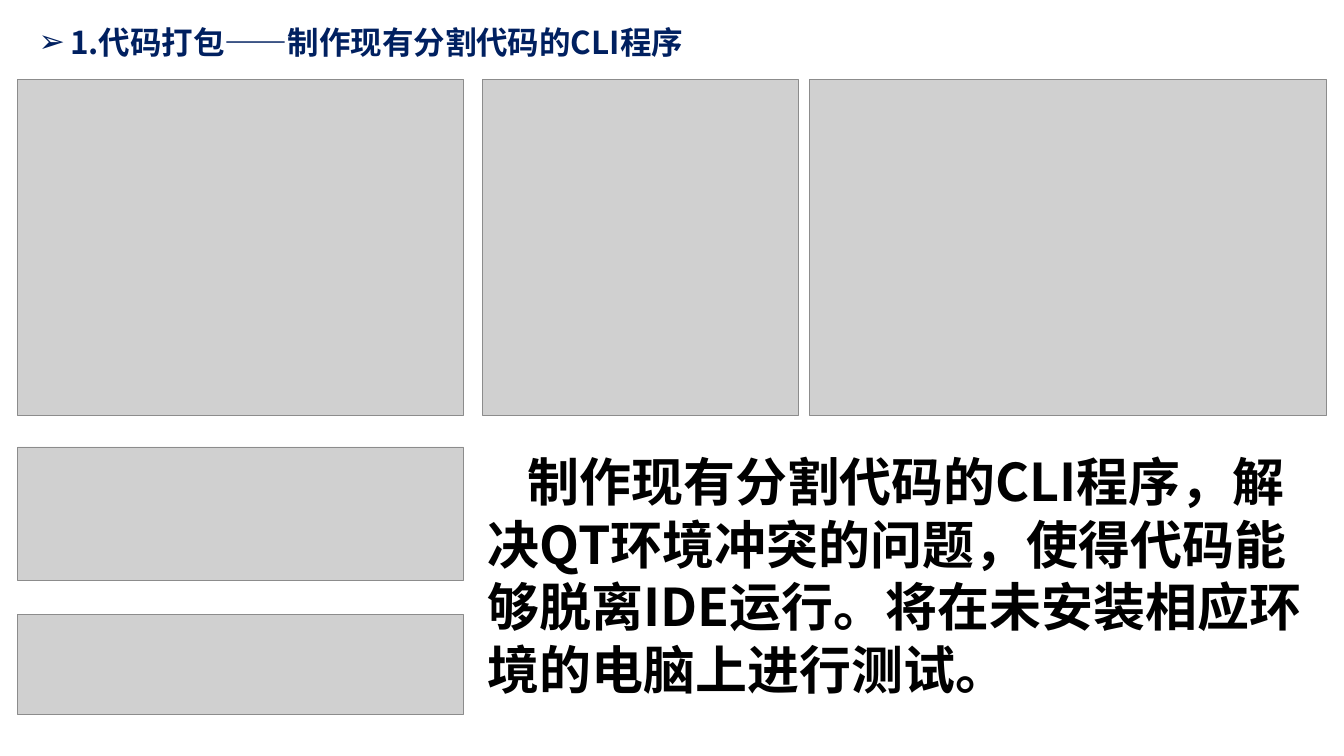
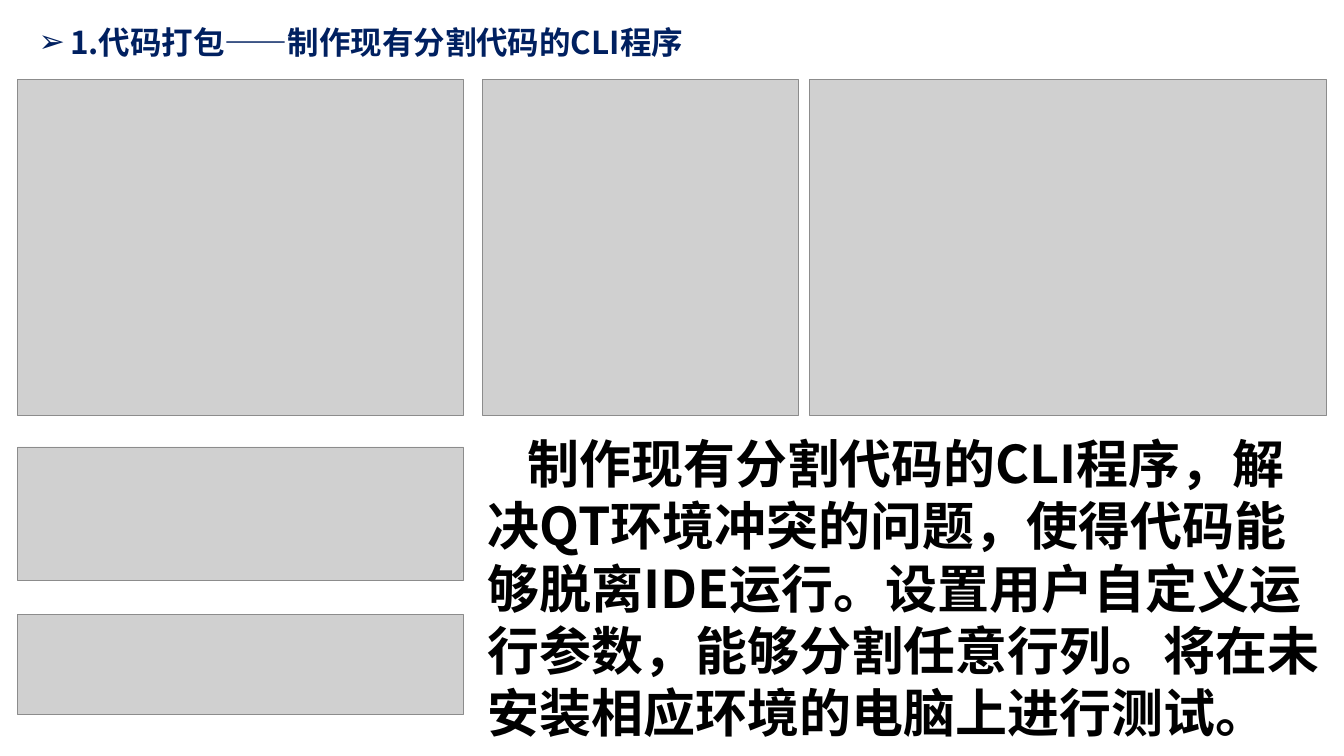
Before and after one commit to Humble-Engineer/Reports, a slide deck: slide 2 of 2025年/周报20250103.pptx. Drawn at 1344x756 pixels with LibreOffice and Linux fonts; fonts in the diff are those of the drawing; grey boxes stand for pictures. Boxes give left, top, right and bottom in pixels: in the first picture for what was removed or moved away, otherwise in the second. Text is boxed around its words. In the diff, an @@ line names an element or a change of style, - is before the commit and + after.

Commit message:
modif 20250103

```diff
--- a/2025年/周报20250103.pptx
+++ b/2025年/周报20250103.pptx
@@ text at bbox=[488, 438, 1320, 737]: text changed @@
-制作现有分割代码的CLI程序，解决QT环境冲突的问题，使得代码能够脱离IDE运行。将在未安装相应环境的电脑上进行测试。
+制作现有分割代码的CLI程序，解决QT环境冲突的问题，使得代码能够脱离IDE运行。设置用户自定义运行参数，能够分割任意行列。将在未安装相应环境的电脑上进行测试。
```
